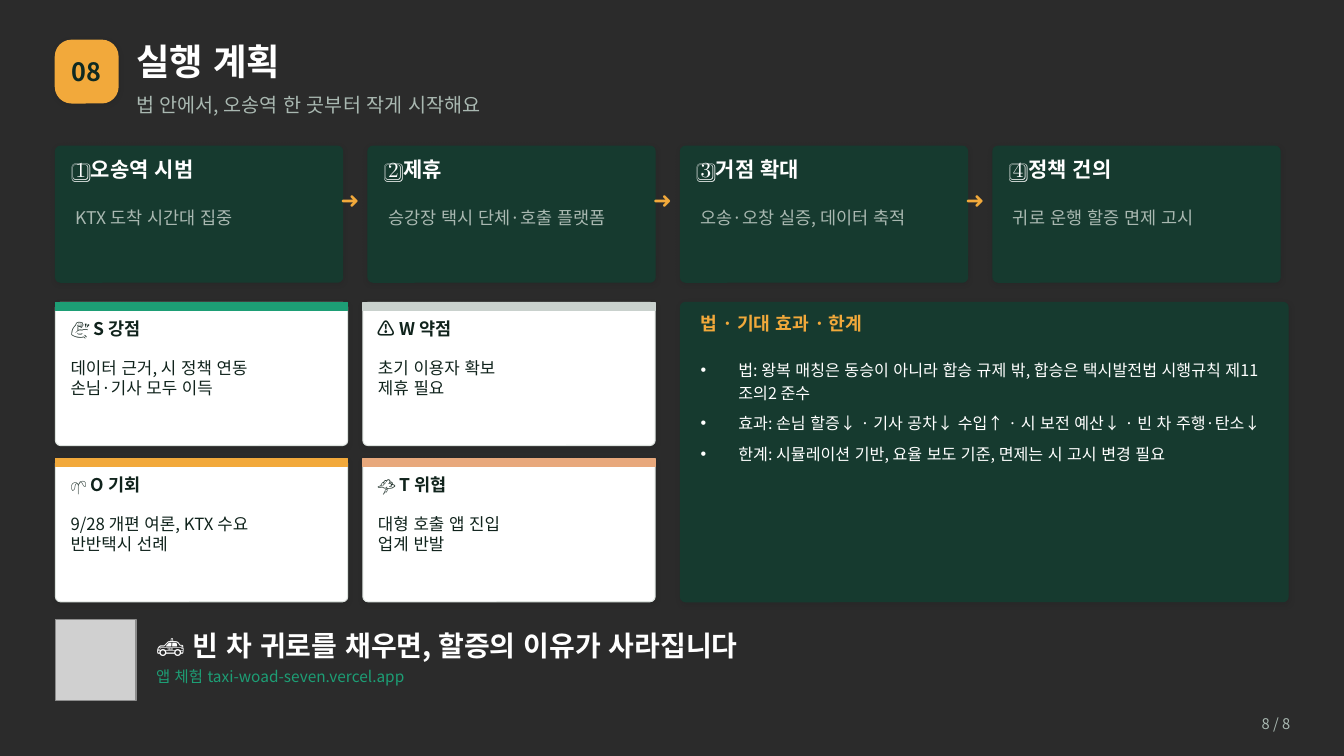
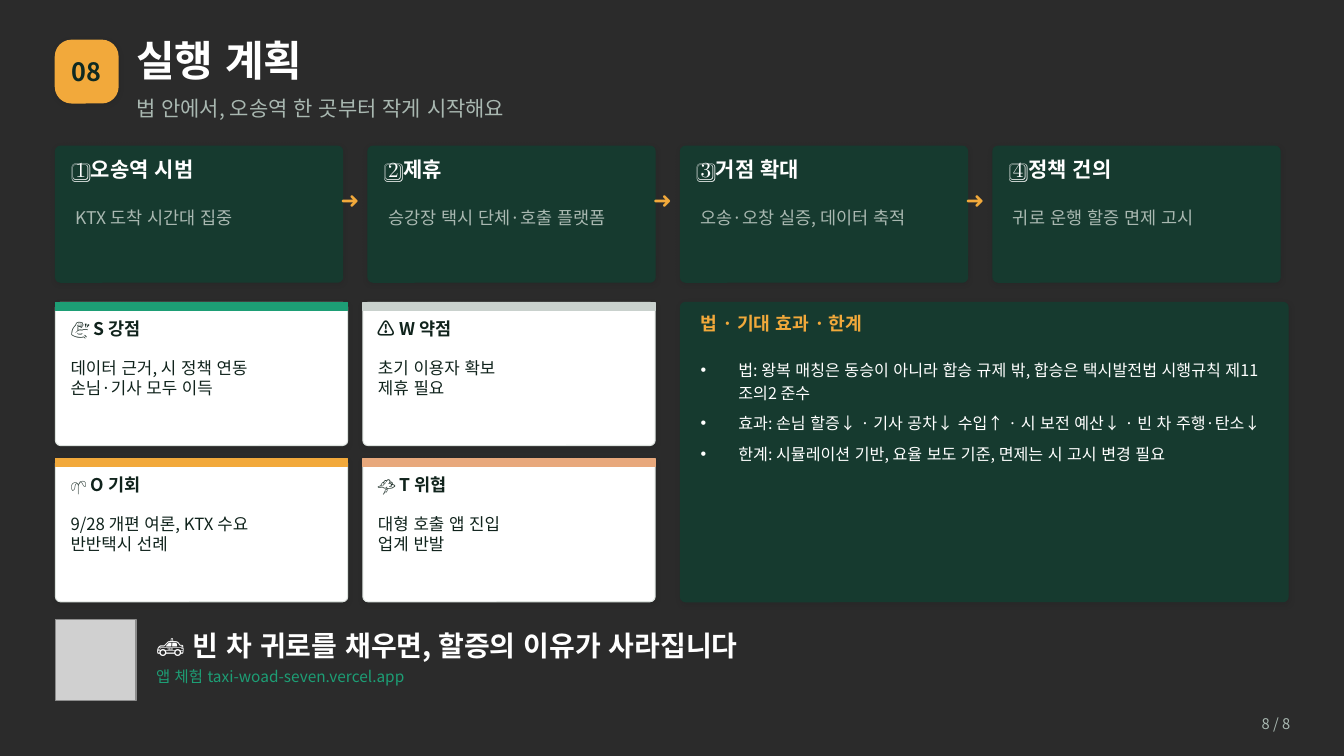
Before and after one commit to gysosm-glitch/TAXI, a slide deck: slide 8 of presentation/쉐어택_발표_v2.pptx. Drawn at 1344x756 pixels with LibreOffice and Linux fonts; fonts in the diff are those of the drawing; grey boxes stand for pictures; background and template pictures are left out; a plain dark background stands for a picture behind light text. Boxes give left, top, right and bottom in pixels: in the first picture for what was removed or moved away, otherwise in the second. Text is boxed around its words. In the diff, an @@ line names an element or a change of style, - is before the commit and + after.

```diff
--- a/presentation/쉐어택_발표_v2.pptx
+++ b/presentation/쉐어택_발표_v2.pptx
@@ text "실행 계획" at (136,40,302,80): size 26 to 30 pt @@
@@ text "법 안에서, 오송역 한 곳부터 ..." at (136,98,504,120): size 14 to 15 pt @@
```
Also in this commit, not shown: 6 other slides changed, 1 other file.
